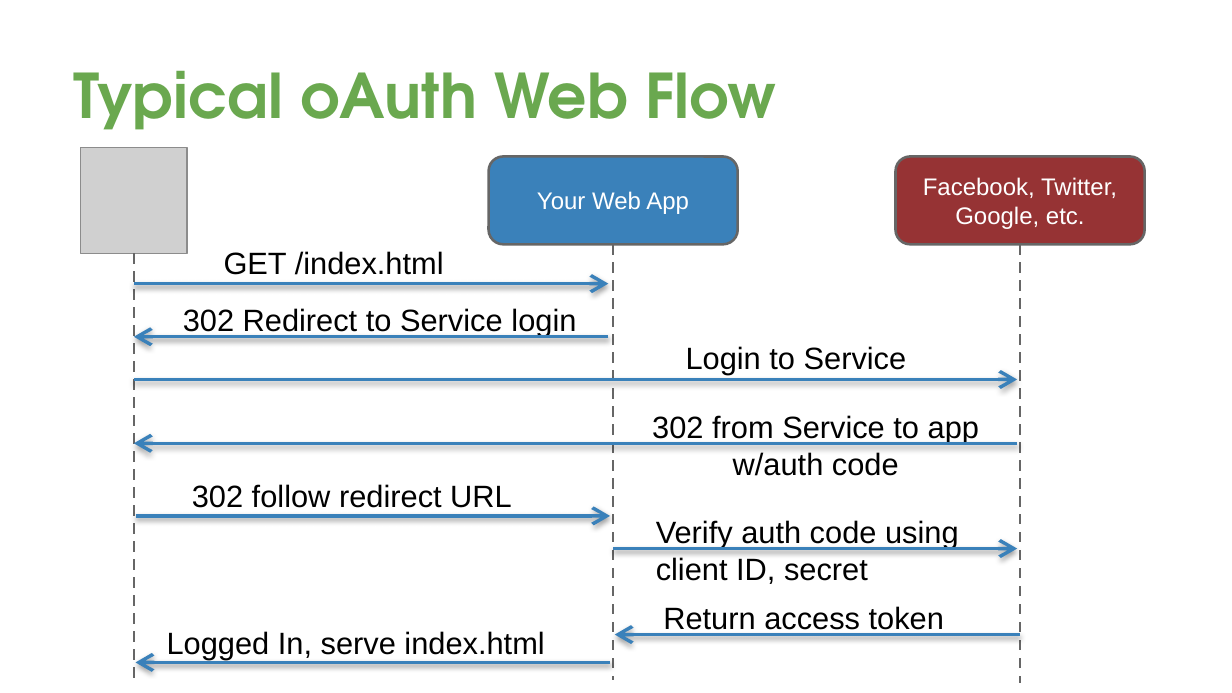
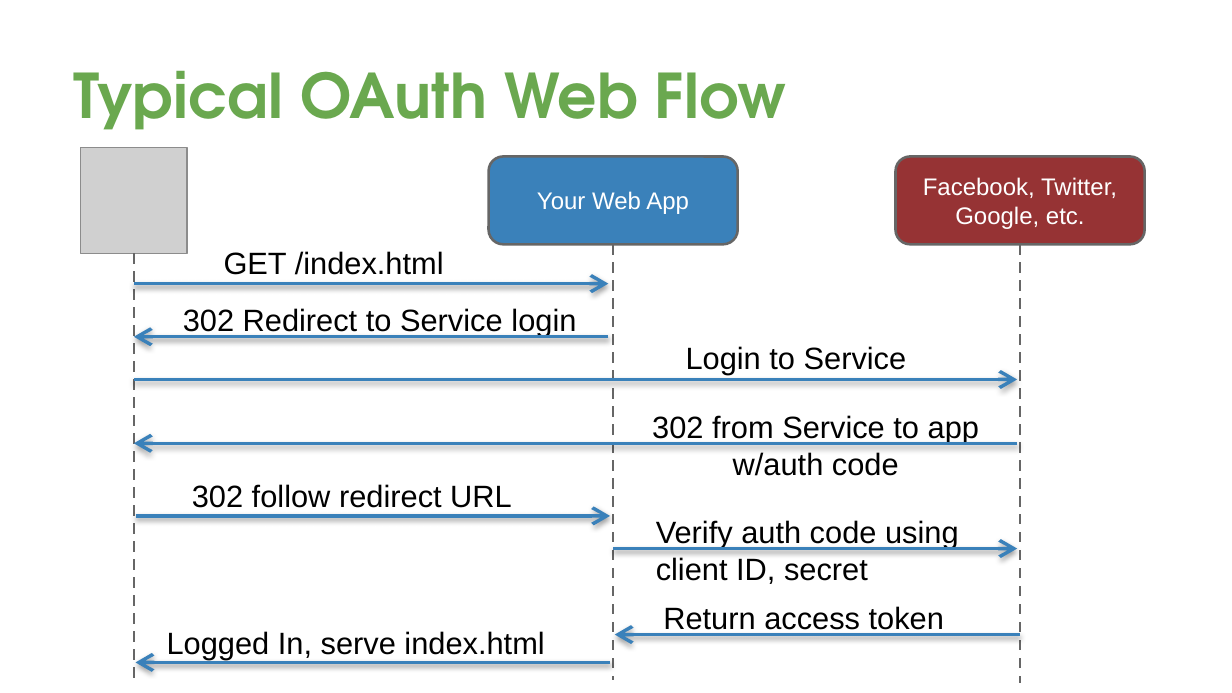
Before and after one commit to davetrux/gdgmidevfest-2017, a slide deck: slide 29 of MobileAuthWebWorld.pptx (slide 27 before the commit). Drawn at 1232x693 pixels with LibreOffice and Linux fonts; fonts in the diff are those of the drawing; grey boxes stand for pictures; background and template pictures are left out. Boxes give left, top, right and bottom in pixels: in the first picture for what was removed or moved away, otherwise in the second. Text is boxed around its words. In the diff, an @@ line names an element or a change of style, - is before the commit and + after.

```diff
--- a/MobileAuthWebWorld.pptx
+++ b/MobileAuthWebWorld.pptx
@@ title at (x1=74, y1=70, x2=787, y2=130): text changed @@
-Typical oAuth Web Flow
+Typical OAuth Web Flow
```
Also in this commit, not shown: 9 other slides changed, 5 slides added, 4 slides removed.
